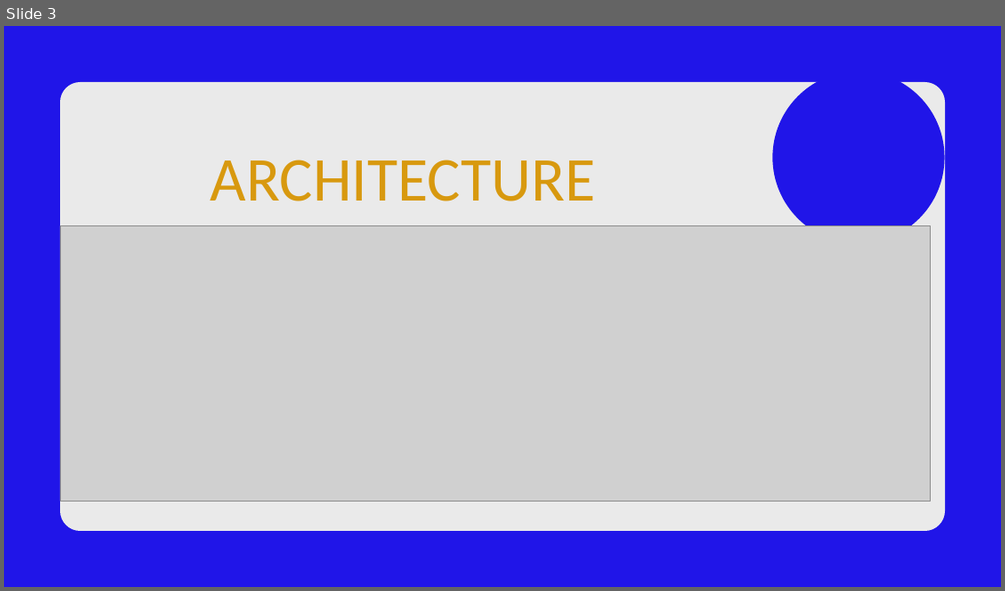
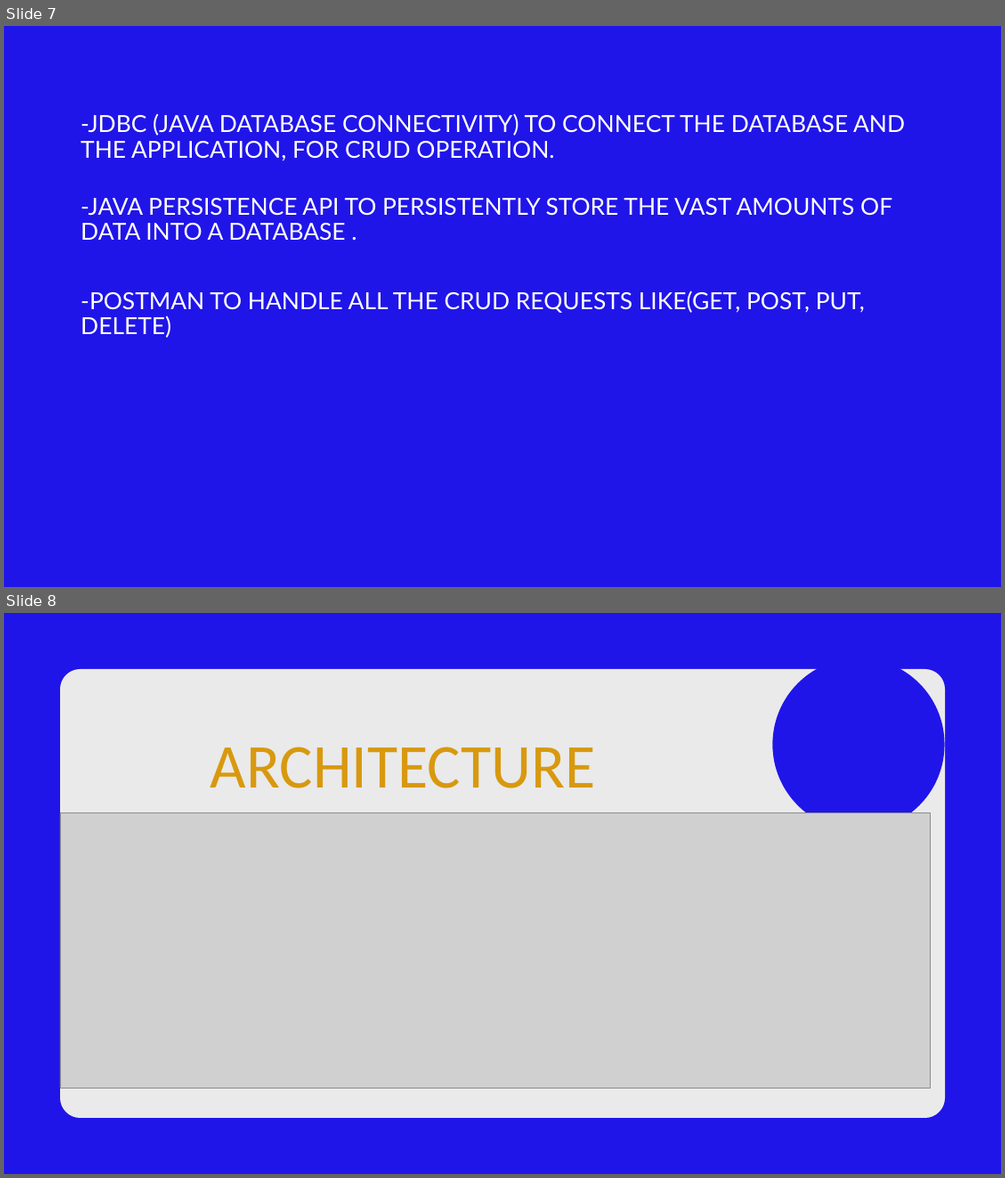
Before and after one commit to bhattaraijay05/msql-spring-react, a slide deck: java project.pptx. Shown one above the other, each under a label of ours: slide 3 before the commit, slides 7 and 8 after it. The pictures are 1005x591 and 1005x1178 pixels, drawn with LibreOffice and Linux fonts; fonts in the diff are those of the drawing; grey boxes stand for pictures; background and template pictures are left out. Boxes give left, top, right and bottom in pixels: in the first picture for what was removed or moved away, otherwise in the second. Text is boxed around its words. In the diff, an @@ line names an element or a change of style, - is before the commit and + after.

```diff
--- a/java project.pptx
+++ b/java project.pptx
@@ slide 7 added at bbox=[4, 26, 1001, 587], background #2015E8 @@
@@ text added at bbox=[81, 113, 905, 161], 33.9 pt, text #FFFFFF @@
+-JDBC (JAVA DATABASE CONNECTIVITY) TO CONNECT THE DATABASE AND THE APPLICATION, FOR CRUD OPERATION.
@@ text added at bbox=[81, 198, 892, 240], 33.9 pt, text #FFFFFF @@
+-JAVA PERSISTENCE API TO PERSISTENTLY STORE THE VAST AMOUNTS OF DATA INTO A DATABASE .
@@ text added at bbox=[81, 290, 865, 313], 33.9 pt, text #FFFFFF @@
+-POSTMAN TO HANDLE ALL THE CRUD REQUESTS LIKE(GET, POST, PUT, DELETE)
@@ what was slide 3 is now slide 8 @@
```
Also in this commit, not shown: 4 slides changed, 5 other slides added, 3 slides removed, 6 other files.
